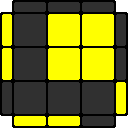
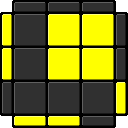
Layer changes from the first 128px x 128px image to the second:
painted on "color" over 2, 2, 126, 126
